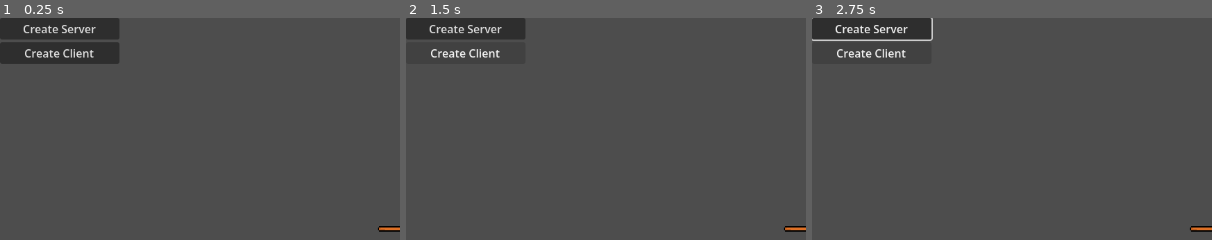
Above: before the commit, frames 1-3 (left to right).
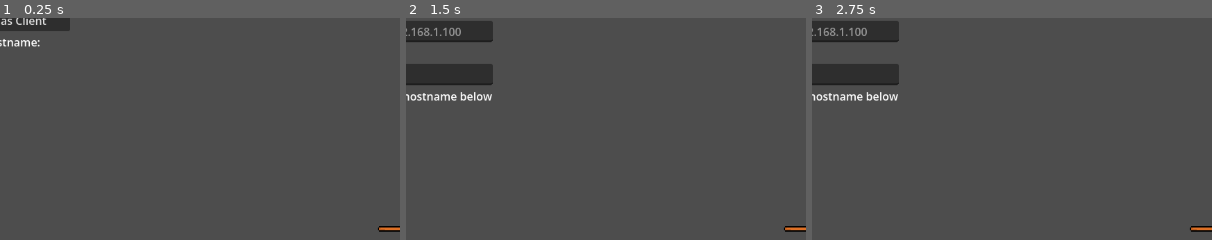
Above: after the commit, the same moments.

Repository: kirchemz/Knot-Tied-Up
Game: Godot game, scene res://Scenes/main.tscn
The game is run twice, just before and just after one commit, with the same random seed, the same clock (stepped at 60 frames per second) and the same inputs.
Inputs (mouse positions are % of the whole screen's width and height, from its top left):
- Up to frame 1 (0.25 s): no input
- Up to frame 2 (1.5 s): click (7, 2) at 0.5 s, where only the run before the commit has a clickable "Create Server"; click (7, 8) at 1.25 s, where only the run before the commit has a clickable "Create Client"
- Up to frame 3 (2.75 s): hold D (Right) from 2.03 s (still down); tap Up (Up) at 2.1, 2.27, 2.57 s
The pictures show only the part of the screen within x 0-50%, y 0-50%; the shares and areas given below are measured in that part.

The runs differ from the first frame. In frame 1, 4.9% of the frame differs, in the area x 0-30%, y 0-21%; in frame 2, 4.5%; in frame 3, 4.7%.

Commit message:
Add configurable IP/hostname and port input for multiplayer

Diff:
--- a/Multiplayer/High_Level_Multiplayer_Handler.gd
+++ b/Multiplayer/High_Level_Multiplayer_Handler.gd
@@ -1,16 +1,43 @@
 extends Node
-
-const IP_ADDRESS : String = "localhost"
-const PORT : int = 33367
 
 var peer : ENetMultiplayerPeer
 
-func start_server():
+func start_server(port: int = 33367) -> void:
 	peer = ENetMultiplayerPeer.new()
-	peer.create_server(PORT, 2)
+	var error = peer.create_server(port, 2)
+
+	if error != OK:
+		print("Failed to create server: ", error)
+		return
+
 	multiplayer.multiplayer_peer = peer
+	print("Server started on port %d" % port)
 
-func start_client():
+func start_client(ip_address: String, port: int = 33367) -> void:
 	peer = ENetMultiplayerPeer.new()
-	peer.create_client(IP_ADDRESS, PORT)
+	var error = peer.create_client(ip_address, port)
+
+	if error != OK:
+		print("Failed to connect to server at %s:%d - Error: %s" % [ip_address, port, error])
+		return
+
 	multiplayer.multiplayer_peer = peer
+	print("Connecting to %s:%d" % [ip_address, port])
+
+	# Optional: Add signal handlers for connection events
+	multiplayer.connected_to_server.connect(_on_connected_to_server)
+	multiplayer.connection_failed.connect(_on_connection_failed)
+	multiplayer.server_disconnected.connect(_on_server_disconnected)
+
+func _on_connected_to_server() -> void:
+	print("Successfully connected to server!")
+
+func _on_connection_failed() -> void:
+	print("Failed to connect to server!")
+	if peer:
+		multiplayer.multiplayer_peer = null
+
+func _on_server_disconnected() -> void:
+	print("Disconnected from server!")
+	if peer:
+		multiplayer.multiplayer_peer = null
--- a/Multiplayer_Creator.gd
+++ b/Multiplayer_Creator.gd
@@ -1,19 +1,73 @@
 extends Control
 
+@onready var server_button = $VBoxContainer/Server
+@onready var client_button = $VBoxContainer/Client
+@onready var ip_input = $VBoxContainer/IPInput
+@onready var port_input = $VBoxContainer/PortInput
+@onready var status_label = $VBoxContainer/StatusLabel
 
-# Called when the node enters the scene tree for the first time.
+const DEFAULT_PORT : int = 33367
+var port : int = DEFAULT_PORT
+
 func _ready() -> void:
-	pass # Replace with function body.
+	# Set up signal connections
+	server_button.pressed.connect(_on_server_pressed)
+	client_button.pressed.connect(_on_client_pressed)
 
+	# Set default port value
+	port_input.text = str(DEFAULT_PORT)
 
-# Called every frame. 'delta' is the elapsed time since the previous frame.
-func _process(delta: float) -> void:
-	pass
+	# Update port when input changes
+	port_input.text_changed.connect(func(new_text: String):
+		if new_text.is_valid_int():
+			port = int(new_text)
+		else:
+			port = DEFAULT_PORT
+	)
 
+	# Make IP input initially invisible for client
+	ip_input.visible = false
+	port_input.visible = false
+	status_label.text = ""
 
 func _on_server_pressed() -> void:
-	HighLevelMultiplayerHandler.start_server()
+	# Parse port
+	if port_input.text.is_valid_int():
+		port = int(port_input.text)
+	else:
+		port = DEFAULT_PORT
 
+	status_label.text = "Starting server on port %d..." % port
+	ip_input.visible = false
+	port_input.visible = false
+	HighLevelMultiplayerHandler.start_server(port)
 
 func _on_client_pressed() -> void:
-	HighLevelMultiplayerHandler.start_client()
+	# Toggle visibility of input fields
+	ip_input.visible = !ip_input.visible
+	port_input.visible = !port_input.visible
+
+	# If inputs are now hidden, that means we were already showing them - connect now
+	if not ip_input.visible:
+		var ip_address = ip_input.text.strip_edges()
+
+		# Validate input
+		if ip_address.is_empty():
+			status_label.text = "Error: IP address cannot be empty"
+			ip_input.visible = true
+			port_input.visible = true
+			return
+
+		# Parse port
+		if port_input.text.is_valid_int():
+			port = int(port_input.text)
+		else:
+			port = DEFAULT_PORT
+
+		status_label.text = "Connecting to %s:%d..." % [ip_address, port]
+		HighLevelMultiplayerHandler.start_client(ip_address, port)
+	else:
+		# Show input fields
+		status_label.text = "Enter server IP/hostname below"
+		if ip_input.text.is_empty():
+			ip_input.placeholder_text = "localhost or 192.168.1.100"
--- a/Scenes/multiplayer_creator.tscn
+++ b/Scenes/multiplayer_creator.tscn
@@ -12,10 +12,28 @@
 script = ExtResource("1_fietw")
 
 [node name="VBoxContainer" type="VBoxContainer" parent="."]
-layout_mode = 0
-offset_right = 172.0
-offset_bottom = 118.0
+layout_mode = 1
+anchors_preset = 8
+anchor_left = 0.5
+anchor_top = 0.5
+anchor_right = 0.5
+anchor_bottom = 0.5
+offset_left = -100.0
+offset_top = -100.0
+offset_right = 100.0
+offset_bottom = 100.0
+grow_horizontal = 2
+grow_vertical = 2
 theme_override_constants/separation = 4
+
+[node name="Title" type="Label" parent="VBoxContainer"]
+layout_mode = 2
+text = "Knot Tied Up - Multiplayer"
+alignment = 1
+
+[node name="Separator1" type="Control" parent="VBoxContainer"]
+layout_mode = 2
+size_flags_vertical = 3
 
 [node name="Server" type="Button" parent="VBoxContainer"]
 layout_mode = 2
@@ -23,7 +41,28 @@
 
 [node name="Client" type="Button" parent="VBoxContainer"]
 layout_mode = 2
-text = "Create Client"
+text = "Connect as Client"
+
+[node name="IPLabel" type="Label" parent="VBoxContainer"]
+layout_mode = 2
+text = "Server IP/Hostname:"
+
+[node name="IPInput" type="LineEdit" parent="VBoxContainer"]
+layout_mode = 2
+placeholder_text = "localhost or 192.168.1.100"
+
+[node name="PortLabel" type="Label" parent="VBoxContainer"]
+layout_mode = 2
+text = "Port:"
+
+[node name="PortInput" type="LineEdit" parent="VBoxContainer"]
+layout_mode = 2
+placeholder_text = "33367"
+
+[node name="StatusLabel" type="Label" parent="VBoxContainer"]
+layout_mode = 2
+text = "Select an option above"
+alignment = 1
 
 [connection signal="pressed" from="VBoxContainer/Server" to="." method="_on_server_pressed"]
 [connection signal="pressed" from="VBoxContainer/Client" to="." method="_on_client_pressed"]
